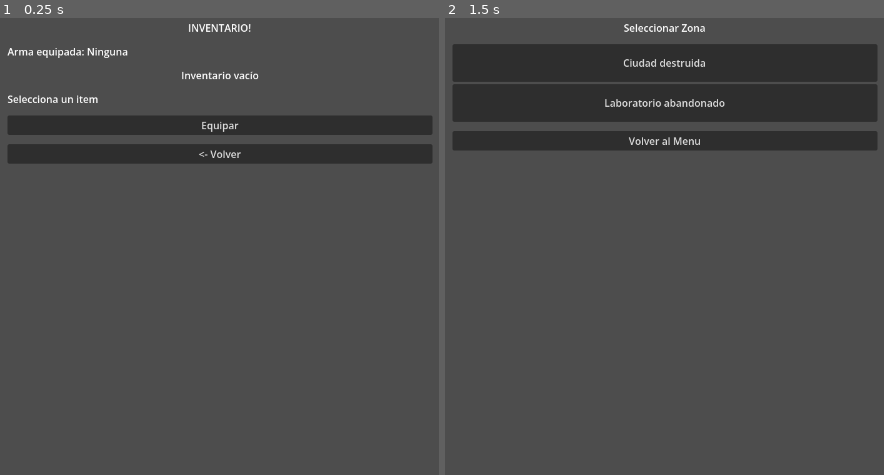
Above: before the commit, frames 1-2 (left to right).
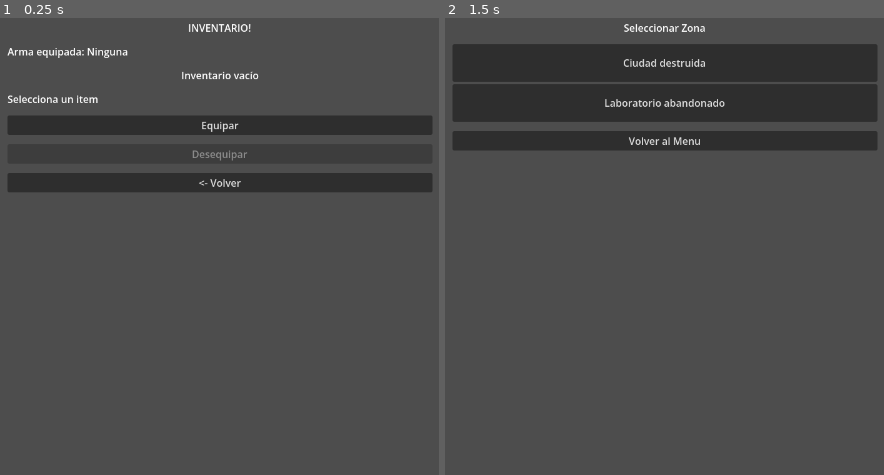
Above: after the commit, the same moments.

Repository: MirandaFrancoCBA/apocalypsheep
Game: Godot game, scene res://scenes/inventory.tscn
Two runs of this game, one before a commit and one after it. Both use one fixed random seed, a clock stepped at 60 frames per second and the inputs below. This scene is started directly instead of the project's main scene.
Inputs:
- Up to frame 1 (0.25 s): no input
- Up to frame 2 (1.5 s): click "Equipar" at 0.5 s; click "<- Volver" at 1.25 s

The runs differ from the first frame. In frame 1, 4.1% of the frame differs, in the area x 1-99%, y 28-39%; in frame 2, nothing differs.

Commit message:
Feat: unnequip item

Diff:
--- a/scenes/inventory.tscn
+++ b/scenes/inventory.tscn
@@ -48,9 +48,14 @@
 layout_mode = 2
 text = "Equipar"
 
+[node name="ButtonUnequip" type="Button" parent="MarginContainer/VBoxContainer" unique_id=2130716038]
+layout_mode = 2
+text = "Desequipar"
+
 [node name="ButtonBack" type="Button" parent="MarginContainer/VBoxContainer" unique_id=293995187]
 layout_mode = 2
 text = "<- Volver"
 
 [connection signal="pressed" from="MarginContainer/VBoxContainer/ButtonEquip" to="." method="_on_button_equip_pressed"]
+[connection signal="pressed" from="MarginContainer/VBoxContainer/ButtonUnequip" to="." method="_on_button_unequip_pressed"]
 [connection signal="pressed" from="MarginContainer/VBoxContainer/ButtonBack" to="." method="_on_button_back_pressed"]
--- a/scripts/managers/game_manager.gd
+++ b/scripts/managers/game_manager.gd
@@ -70,6 +70,15 @@
 
 	print("[Inventory] Arma equipada:", item["name"])
 
+func unequip_item() -> void:
+	if player_data.get("equipped_weapon") == null:
+		print("[Inventory] No hay arma equipada")
+		return
+
+	print("[Inventory] Arma desequipada:", player_data["equipped_weapon"]["name"])
+
+	player_data["equipped_weapon"] = null
+
 func get_equipped_weapon():
 	return player_data["equipped_weapon"]
 
--- a/scripts/ui/inventory_scree.gd
+++ b/scripts/ui/inventory_scree.gd
@@ -7,6 +7,7 @@
 @onready var label_detail = $MarginContainer/VBoxContainer/LabelDetail
 @onready var button_equip = $MarginContainer/VBoxContainer/ButtonEquip
 @onready var label_equipped = $MarginContainer/VBoxContainer/LabelEquipped
+@onready var button_unequip = $MarginContainer/VBoxContainer/ButtonUnequip
 
 var selected_item: Dictionary = {}
 
@@ -14,6 +15,7 @@
 	print("[Inventory] Cargando inventario")
 	_load_inventory()
 	_update_equipped_label()
+	_update_unequip_button()
 
 func _load_inventory() -> void:
 	var player = GameManager.get_player_data()
@@ -87,6 +89,16 @@
 
 	GameManager.equip_item(selected_item)
 	_update_equipped_label()
+	_update_unequip_button()
+func _on_button_unequip_pressed() -> void:
+	GameManager.unequip_item()
+	_update_equipped_label()
+	_update_unequip_button()
+
+func _update_unequip_button() -> void:
+	var weapon = GameManager.get_equipped_weapon()
+
+	button_unequip.disabled = weapon == null
 
 func _update_equipped_label() -> void:
 	var weapon = GameManager.get_equipped_weapon()
